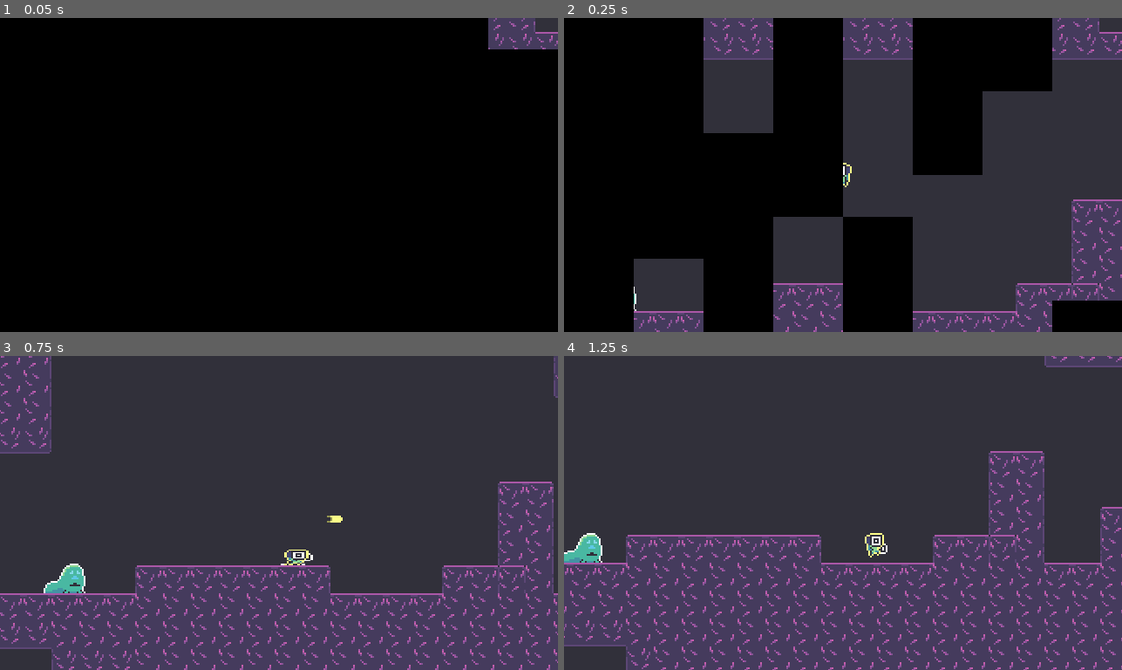
Above: before the commit, frames 1-4 (two rows, left to right).
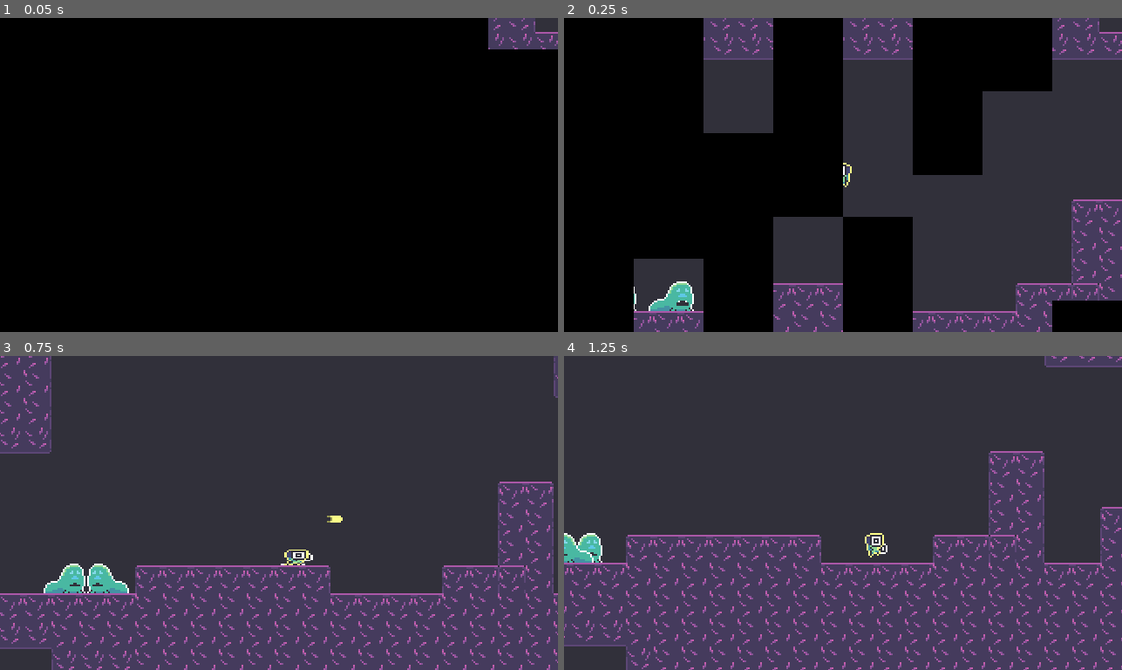
Above: after the commit, the same moments.

Repository: voithos/coloroid
Game: Godot game, scene res://scenes/levels/demo.tscn
The game is run twice, just before and just after one commit, with the same random seed, the same clock (stepped at 60 frames per second) and the same inputs. Sound files missing from this copy of the repository are replaced by a short silence.
Inputs:
- Up to frame 1 (0.05 s): no input
- Up to frame 2 (0.25 s): no input
- Up to frame 3 (0.75 s): tap Enter at 0.5 s; hold Right (move_right) from 0.53 s (still down); tap Z (attack) at 0.6 s
- Up to frame 4 (1.25 s): keep holding Right (move_right); tap Space (jump) at 0.77 s

Frame 1 is identical in both runs. In frame 2, 0.5% of the frame differs, in the area x 15-24%, y 83-94%; in frame 3, 0.5%; in frame 4, 0.2%.

Commit message:
Create enemy death animation.

Diff:
--- a/scenes/enemies/enemy.gd
+++ b/scenes/enemies/enemy.gd
@@ -1,4 +1,6 @@
 extends KinematicBody2D
+
+const explosion_scene = preload("res://scenes/enemy_explosion.tscn")
 
 export (float) var max_health = 1.0
 onready var health = max_health
@@ -14,6 +16,9 @@
 var current_color: Color = colors.COLORS[colors.CWHITE]
 
 const FLASH_DURATION = 0.15
+
+export (float) var death_particles_size = 1.0
+export (Vector2) var death_particles_offset = Vector2.ZERO
 
 func _side_multiplier():
     return (1 - 2*int(facing_left))
@@ -44,7 +49,6 @@
         else:
             multiplier = 0.5
     set_health(health - damage * multiplier)
-    print(health)
     _maybe_start_flash()
 
 func _maybe_start_flash():
@@ -57,6 +61,10 @@
     $sprite.material.set_shader_param("flash_intensity", intensity)
 
 func die():
+    var explosion = explosion_scene.instance()
+    explosion.size = death_particles_size
+    explosion.global_position = global_position + (death_particles_offset * _side_multiplier())
+    _add_sibling_below(explosion)
     queue_free()
 
 func _set_color(c: int):
@@ -79,3 +87,14 @@
 func _update_shader_params():
     if $sprite.material:
         $sprite.material.set_shader_param('outline_color', current_color)
+
+# Adds a sibling node above the player.
+func _add_sibling_above(node):
+    var parent = get_parent()
+    parent.add_child(node)
+    parent.move_child(node, get_index())
+
+func _add_sibling_below(node):
+    var parent = get_parent()
+    parent.add_child(node)
+    parent.move_child(node, get_index()+1)
--- a/scenes/enemies/patrol_enemy.tscn
+++ b/scenes/enemies/patrol_enemy.tscn
@@ -46,6 +46,8 @@
 script = ExtResource( 4 )
 max_health = 6.0
 max_speed = 30
+death_particles_size = 1.2
+death_particles_offset = Vector2( 1, 3 )
 
 [node name="sprite" parent="." index="0"]
 material = ExtResource( 3 )
--- /dev/null
+++ b/scenes/enemy_explosion.gd
@@ -0,0 +1,17 @@
+extends Particles2D
+
+var timeout = 0
+var counter = 0
+export (float) var size = 1.0
+
+func _ready():
+    amount = int(amount * size * size) # Area is quadratic ;)
+    process_material.emission_sphere_radius = process_material.emission_sphere_radius * size
+    emitting = true
+    one_shot = true
+    timeout = lifetime
+
+func _process(delta):
+    counter += delta
+    if counter >= timeout:
+        queue_free()
--- /dev/null
+++ b/scenes/enemy_explosion.tscn
@@ -0,0 +1,31 @@
+[gd_scene load_steps=5 format=2]
+
+[ext_resource path="res://assets/props/dust.png" type="Texture" id=1]
+[ext_resource path="res://scenes/enemy_explosion.gd" type="Script" id=2]
+
+[sub_resource type="CanvasItemMaterial" id=1]
+particles_animation = true
+particles_anim_h_frames = 4
+particles_anim_v_frames = 1
+particles_anim_loop = false
+
+[sub_resource type="ParticlesMaterial" id=2]
+emission_shape = 1
+emission_sphere_radius = 10.0
+flag_disable_z = true
+direction = Vector3( 0, -1, 0 )
+gravity = Vector3( 0, 0, 0 )
+initial_velocity = 10.0
+orbit_velocity = 0.0
+orbit_velocity_random = 0.0
+anim_speed = 1.0
+
+[node name="enemy_explosion" type="Particles2D"]
+material = SubResource( 1 )
+amount = 15
+lifetime = 0.4
+explosiveness = 0.9
+randomness = 1.0
+process_material = SubResource( 2 )
+texture = ExtResource( 1 )
+script = ExtResource( 2 )
--- a/scenes/levels/demo.tscn
+++ b/scenes/levels/demo.tscn
@@ -20,5 +20,8 @@
 [node name="patrol_enemy" parent="enemies" instance=ExtResource( 4 )]
 position = Vector2( 20, 145 )
 
+[node name="patrol_enemy2" parent="enemies" instance=ExtResource( 4 )]
+position = Vector2( 53, 146 )
+
 [node name="tilemap" parent="." instance=ExtResource( 1 )]
 tile_data = PoolIntArray( -65535, 0, 1, -65534, 0, 2, -65533, 0, 2, -65532, 0, 2, -65531, 0, 2, -65530, 0, 2, -65529, 0 …(4248 unchanged characters)…
Binary file added: assets/props/dust.aseprite
Binary file added: assets/props/dust.png
Not shown, added: assets/props/dust.png.import
Not shown, changed: TODO.md
